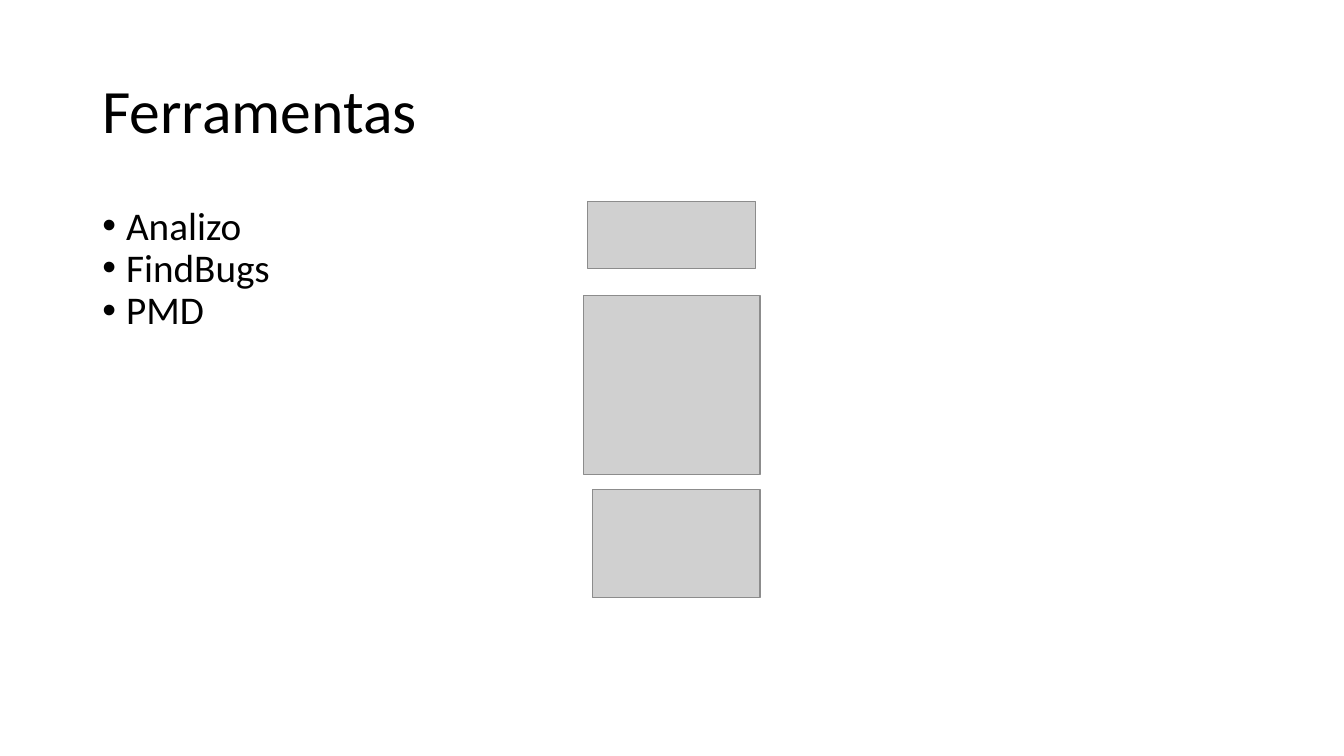
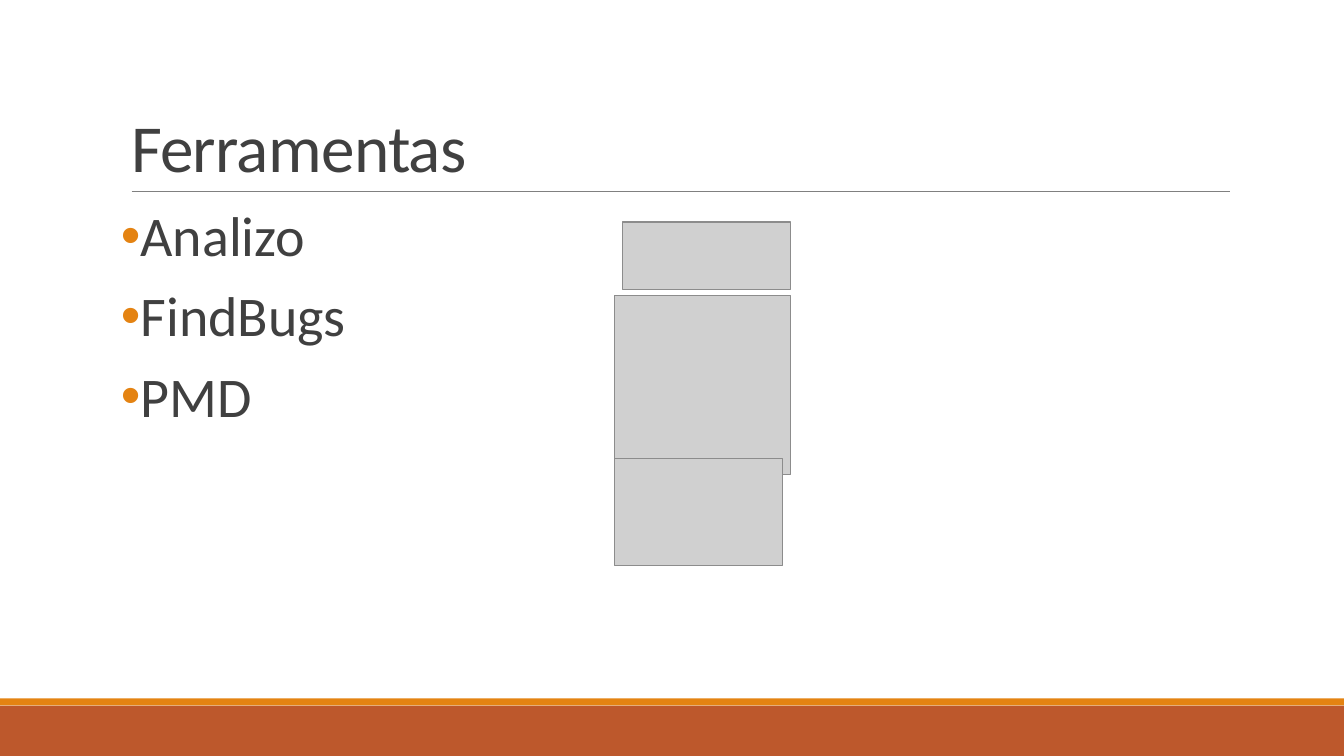
Before and after one commit to gutorc92/apresentacaoTCU, a slide deck: slide 9 of apresentacao.pptx (slide 10 before the commit). Drawn at 1344x756 pixels with LibreOffice and Linux fonts; fonts in the diff are those of the drawing; grey boxes stand for pictures. Boxes give left, top, right and bottom in pixels: in the first picture for what was removed or moved away, otherwise in the second. Text is boxed around its words. In the diff, an @@ line names an element or a change of style, - is before the commit and + after.

```diff
--- a/apresentacao.pptx
+++ b/apresentacao.pptx
@@ title "Ferramentas": place and size @@
-title "Ferramentas" at [102,93,416,134]
+title "Ferramentas" at [131,129,467,173]
@@ title "Ferramentas" at [131,129,467,173]: size 44 to 48 pt, text colour #000000 to #404040, letter spacing 0 to -0.5 pt; line spacing 0.9 to 0.85; vertical alignment middle to bottom @@
@@ text "Analizo": place and size @@
-text "Analizo" at [126,212,270,324]
+text "Analizo" at [141,217,346,417]
@@ text "Analizo" at [141,217,346,417]: size 28 to 40 pt, text colour #000000 to #404040; indent changed; more space between paragraphs @@
@@ line added from (132, 192) to (1231, 192), #808080 0.5 pt @@
@@ picture: place and size @@
-picture at [588,202,756,269]
+picture at [623,222,791,289]
@@ picture: place and size @@
-picture at [584,295,760,475]
+picture at [614,295,790,475]
@@ picture: place and size @@
-picture at [593,490,761,598]
+picture at [614,459,782,567]
@@ rectangle added at [0,706,1344,756], fill #BD582C @@
@@ rectangle added at [0,699,1344,706], fill #E48312 @@
```
Also in this commit, not shown: 9 other slides changed, 5 slides added, 5 slides removed, 5 other files.
